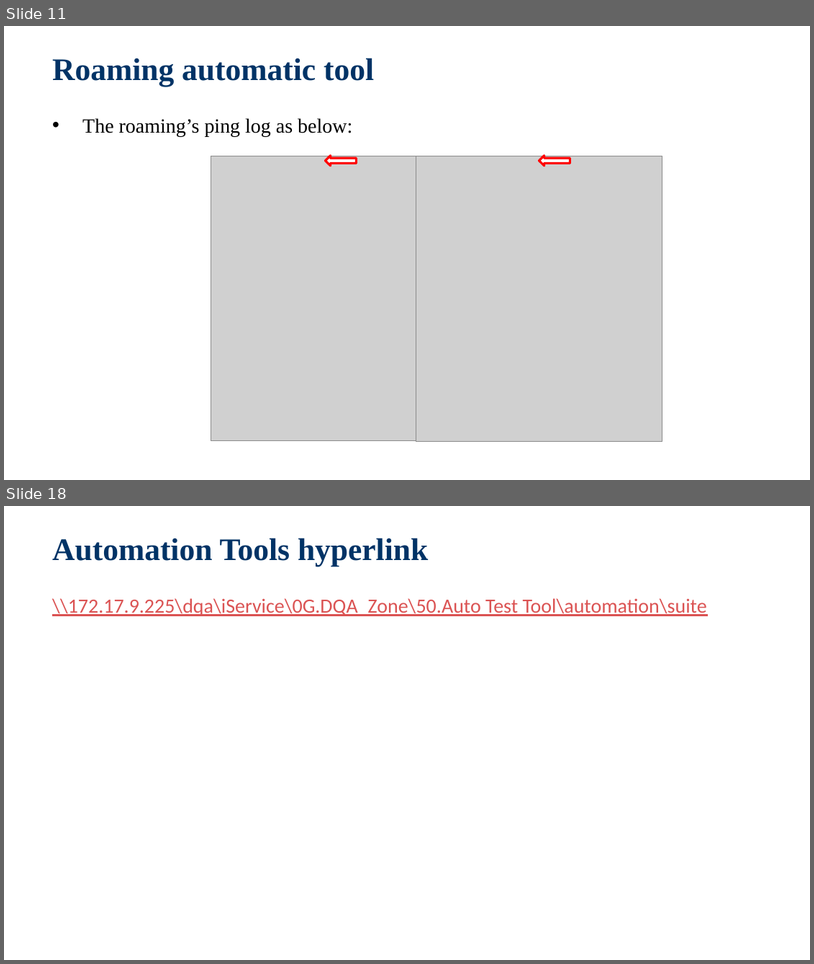
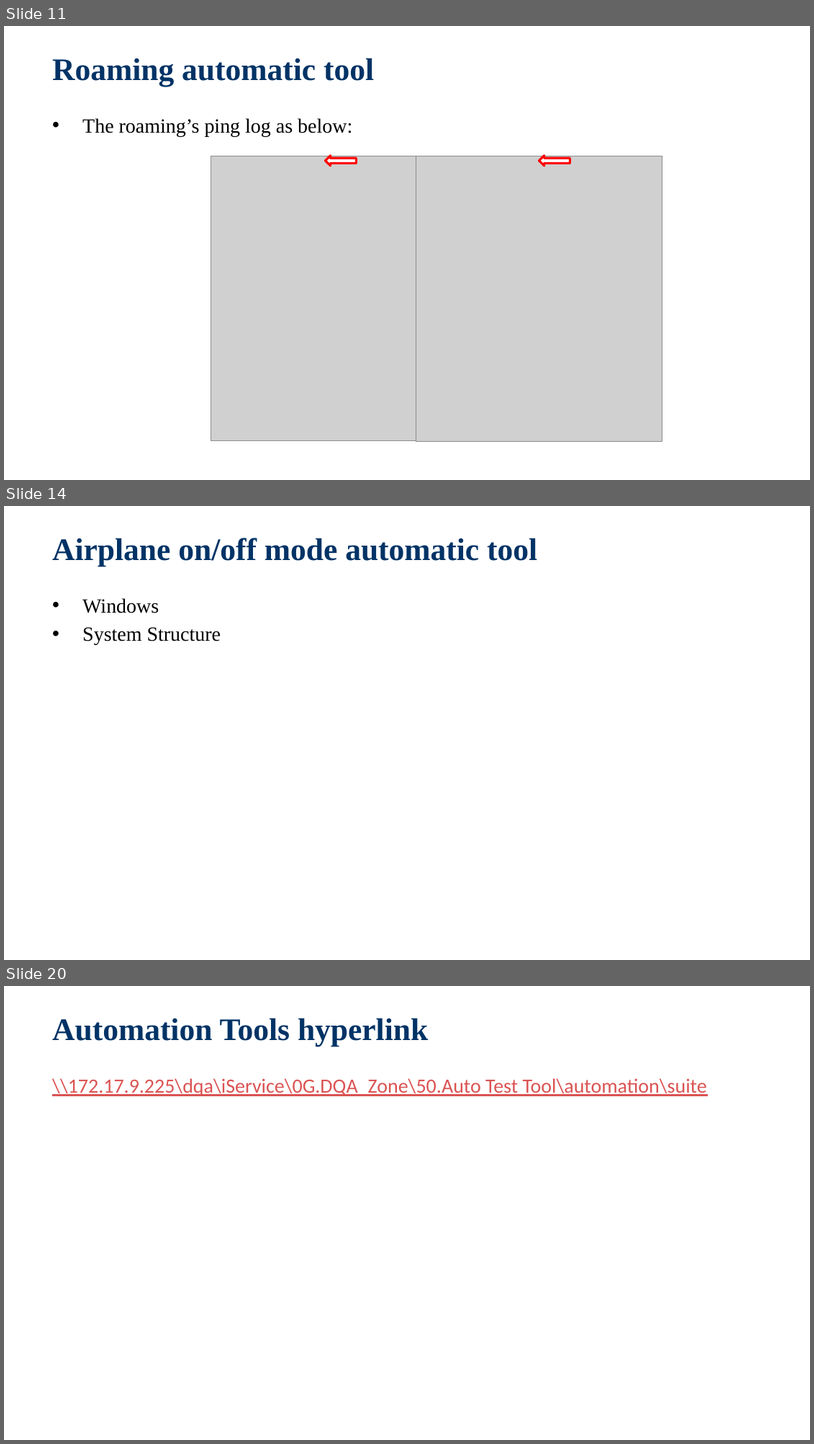
Before and after one commit to jackiejay888/automation, a slide deck: kpi/Test Automation_Demo.pptx. Shown one above the other, each under a label of ours: slides 11 and 18 before the commit, slides 11, 14 and 20 after it; the slides between them are not shown. The pictures are 814x964 and 814x1444 pixels, drawn with LibreOffice and Linux fonts; fonts in the diff are those of the drawing; grey boxes stand for pictures; background and template pictures are left out. Boxes give left, top, right and bottom in pixels: in the first picture for what was removed or moved away, otherwise in the second. Text is boxed around its words. In the diff, an @@ line names an element or a change of style, - is before the commit and + after.

```diff
--- a/kpi/Test Automation_Demo.pptx
+++ b/kpi/Test Automation_Demo.pptx
@@ slide 14 added at bbox=[4, 506, 810, 960], background picture (left out) @@
@@ title added at bbox=[52, 538, 538, 566], 28 pt, text #003366, bold @@
+Airplane on/off mode automatic tool
@@ text added at bbox=[82, 598, 221, 645], 18 pt, text #000000 @@
+  • Windows
+  • System Structure
@@ what was slide 18 is now slide 20 @@
```
Also in this commit, not shown: 8 slides changed, 1 other slide added, 6 other files.
